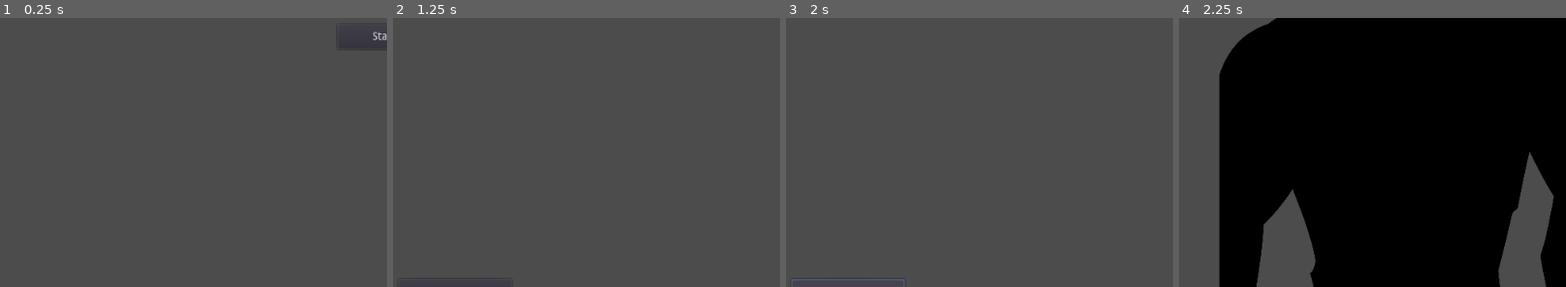
Above: before the commit, frames 1-4 (left to right).
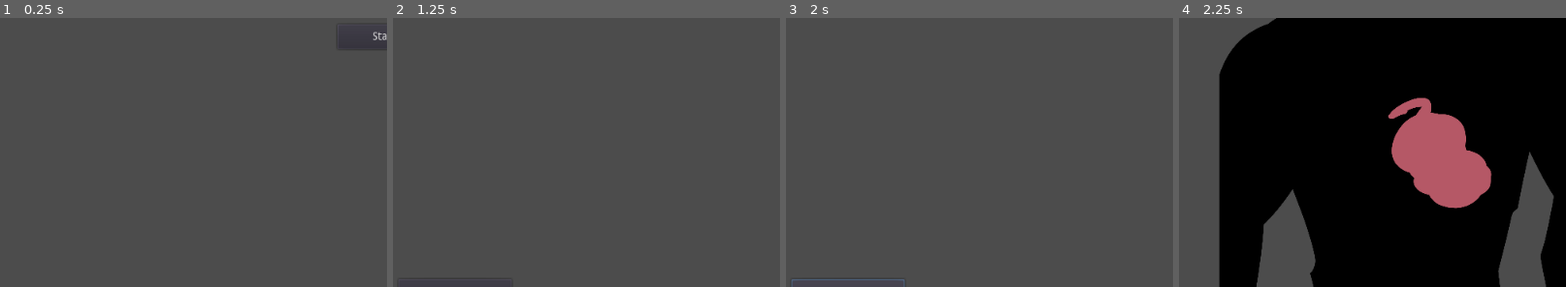
Above: after the commit, the same moments.

Repository: HelmetBugg/OrganHarvester
Game: Godot game, scene res://Main.tscn
Same seed, same stepped clock (60 frames per second), same inputs: the game is played once before the commit and once after it.
Inputs:
- Up to frame 1 (0.25 s): no input
- Up to frame 2 (1.25 s): click "Start" at 0.5 s
- Up to frame 3 (2 s): click "Send Out Goon" at 1.25 s
- Up to frame 4 (2.25 s): click "[Click to open body]" at 2 s
The pictures show only the part of the screen within x 0-50%, y 45-94%; the shares and areas given below are measured in that part.

Frames 1-3 are identical in both runs. In frame 4, 6.7% of the frame differs, in the area x 53-81%, y 29-71%.

Commit message:
added dragable organs.

Diff:
--- a/operation_room.gd
+++ b/operation_room.gd
@@ -1,4 +1,10 @@
 extends Node2D
+
+func _ready():
+	spawnOrgans()
+
+func spawnOrgans():
+	print("spawned em")
 
 func _on_Button3_pressed():
 	get_tree().change_scene_to(load('res://basement.tscn'))
--- a/operation_room.tscn
+++ b/operation_room.tscn
@@ -1,13 +1,18 @@
-[gd_scene load_steps=5 format=2]
+[gd_scene load_steps=8 format=2]
 
 [ext_resource path="res://operation_room.gd" type="Script" id=1]
 [ext_resource path="res://art/table_body_placeholder.png" type="Texture" id=2]
+[ext_resource path="res://test_organ.gd" type="Script" id=3]
+[ext_resource path="res://art/organ_1.png" type="Texture" id=4]
 
 [sub_resource type="RectangleShape2D" id=1]
 extents = Vector2( 195.5, 291 )
 
 [sub_resource type="RectangleShape2D" id=2]
 extents = Vector2( 235.125, 321.75 )
+
+[sub_resource type="RectangleShape2D" id=3]
+extents = Vector2( 78.75, 77.5 )
 
 [node name="operation_room" type="Node2D"]
 script = ExtResource( 1 )
@@ -57,4 +62,18 @@
 scale = Vector2( 0.26, 0.258 )
 texture = ExtResource( 2 )
 
+[node name="test_organ" type="KinematicBody2D" parent="."]
+input_pickable = true
+script = ExtResource( 3 )
+
+[node name="graphic" type="Sprite" parent="test_organ"]
+position = Vector2( 341, 488 )
+scale = Vector2( 0.228596, 0.161036 )
+texture = ExtResource( 4 )
+
+[node name="CollisionShape2D" type="CollisionShape2D" parent="test_organ"]
+position = Vector2( 342.25, 490.5 )
+shape = SubResource( 3 )
+
 [connection signal="pressed" from="Button3" to="." method="_on_Button3_pressed"]
+[connection signal="input_event" from="test_organ" to="test_organ" method="_on_test_organ_input_event"]
--- /dev/null
+++ b/test_organ.gd
@@ -0,0 +1,24 @@
+extends KinematicBody2D
+var dragging = false
+signal dragsignal;
+var grabbed_offset = Vector2()
+
+func _ready():
+	connect("dragsignal",self,"_set_drag_pc")
+
+func _process(delta):
+	if dragging:
+		var mousepos = get_viewport().get_mouse_position()
+		#self.position = Vector2(mousepos.x, mousepos.y)
+		position = get_global_mouse_position() + grabbed_offset
+
+func _set_drag_pc():
+	dragging=!dragging
+
+func _on_test_organ_input_event(viewport, event, shape_idx):
+	if event is InputEventMouseButton:
+		grabbed_offset = position - get_global_mouse_position()
+		if event.button_index == BUTTON_LEFT and event.pressed:
+			emit_signal("dragsignal")
+		elif event.button_index == BUTTON_LEFT and !event.pressed:
+			emit_signal("dragsignal")
Binary file added: art/organ_1.png
Not shown, added: art/organ_1.png.import
Binary file added: art/organ_2.png
Not shown, added: art/organ_2.png.import
Binary file added: art/organ_3.png
Not shown, added: art/organ_3.png.import
